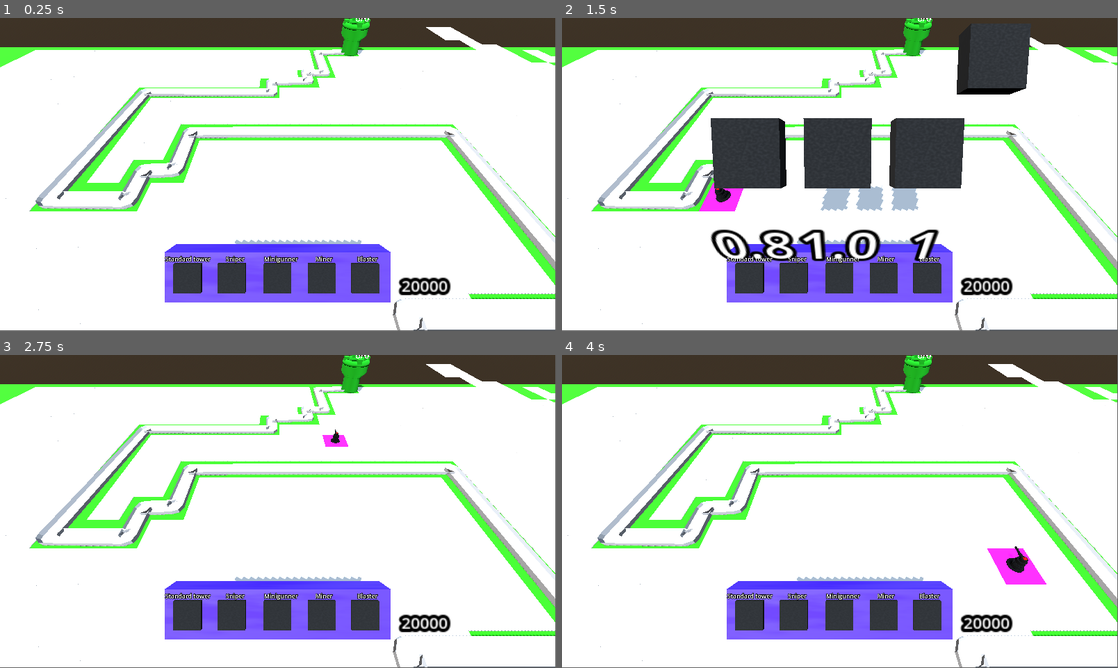
Above: before the commit, frames 1-4 (two rows, left to right).
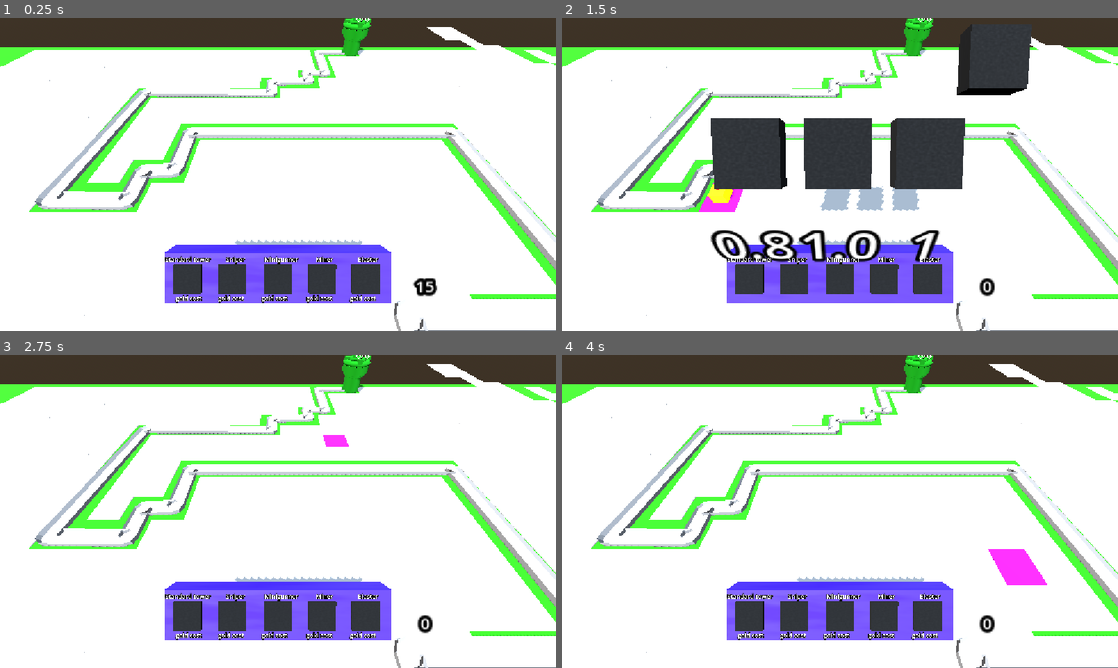
Above: after the commit, the same moments.

Repository: isaacK-428/barbarian-blaster
Game: Godot game, scene res://scenes/main_scene.tscn
Two runs of this game, one before a commit and one after it. Both use one fixed random seed, a clock stepped at 60 frames per second and the inputs below.
Inputs (mouse positions are in pixels of both pictures, inside the frame that each line leads up to):
- Up to frame 1 (0.25 s): no input
- Up to frame 2 (1.5 s): tap Enter at 0.5 s; move the mouse to (962, 158) at 0.52 s; press the mouse at (962, 158) at 0.53 s; tap R (restart) at 1.25 s; move the mouse to (728, 190) at 1.27 s; release the mouse at (728, 190) at 1.28 s; click (728, 190) at 1.35 s
- Up to frame 3 (2.75 s): tap R (restart) at 2 s; move the mouse to (333, 442) at 2.02 s; press the mouse at (333, 442) at 2.03 s
- Up to frame 4 (4 s): tap R (restart) at 2.75, 3.5 s; move the mouse to (812, 574) at 2.77 s; release the mouse at (812, 574) at 2.78 s; click (812, 574) at 2.85 s; move the mouse to (1006, 558) at 3.52 s; press the mouse at (1006, 558) at 3.53 s
In our replay, the window is 799x449 before the commit and 800x450 after it. These sizes can differ from the game's own. Grey fills any space a smaller window leaves; there, only what the larger window draws over its background counts as a difference.

The runs differ from the first frame. In frame 1, 3.5% of the frame differs, in the area x 0-100%, y 0-100%; in frame 2, 4.2%; in frame 3, 3.5%; in frame 4, 3.7%.

Commit message:
turret costs and ui

Diff:
--- a/UI/start_menu.tscn
+++ b/UI/start_menu.tscn
@@ -1,6 +1,7 @@
 [gd_scene format=3 uid="uid://ib7qaq5jr7up"]
 
 [ext_resource type="Script" uid="uid://cmrbaimx20jj5" path="res://scripts/start_menu.gd" id="1_dl586"]
+[ext_resource type="Texture2D" uid="uid://gmwg8tr355ub" path="res://assets/images copy.jpeg" id="2_q5qyg"]
 
 [sub_resource type="StyleBoxFlat" id="StyleBoxFlat_3dbc2"]
 bg_color = Color(0, 0.53333336, 0.24705882, 1)
@@ -36,4 +37,9 @@
 offset_bottom = 167.0
 text = "Start Game"
 
+[node name="ImagesCopy" type="Sprite2D" parent="." unique_id=692560619]
+position = Vector2(591.5, 471)
+scale = Vector2(2.4036458, 0.36328125)
+texture = ExtResource("2_q5qyg")
+
 [connection signal="pressed" from="Panel/Button" to="." method="_on_button_pressed"]
--- /dev/null
+++ b/UI/you_died.tscn
@@ -0,0 +1,58 @@
+[gd_scene format=3 uid="uid://xqgffpo7f0h0"]
+
+[ext_resource type="Script" uid="uid://b220v8iy50nl7" path="res://scripts/you_died.gd" id="1_fbb83"]
+
+[node name="You Died" type="Control" unique_id=1881002410]
+layout_mode = 3
+anchors_preset = 15
+anchor_right = 1.0
+anchor_bottom = 1.0
+grow_horizontal = 2
+grow_vertical = 2
+script = ExtResource("1_fbb83")
+
+[node name="Panel" type="Panel" parent="." unique_id=1142455874]
+layout_mode = 1
+anchors_preset = 15
+anchor_right = 1.0
+anchor_bottom = 1.0
+grow_horizontal = 2
+grow_vertical = 2
+
+[node name="restart" type="Button" parent="Panel" unique_id=917949104]
+layout_mode = 1
+anchors_preset = 5
+anchor_left = 0.5
+anchor_right = 0.5
+offset_left = -168.0
+offset_top = 182.0
+offset_right = 177.0
+offset_bottom = 305.0
+grow_horizontal = 2
+theme_override_font_sizes/font_size = 40
+text = "Restart"
+
+[node name="quit" type="Button" parent="Panel" unique_id=2138925843]
+layout_mode = 1
+anchors_preset = 5
+anchor_left = 0.5
+anchor_right = 0.5
+offset_left = -75.0
+offset_top = 346.0
+offset_right = 103.0
+offset_bottom = 409.0
+grow_horizontal = 2
+theme_override_font_sizes/font_size = 40
+text = "quit"
+
+[node name="Label" type="Label" parent="." unique_id=890142790]
+layout_mode = 0
+offset_left = 455.0
+offset_top = 71.0
+offset_right = 704.0
+offset_bottom = 126.0
+theme_override_font_sizes/font_size = 40
+text = "You suck bro"
+
+[connection signal="pressed" from="Panel/restart" to="." method="_on_restart_pressed"]
+[connection signal="pressed" from="Panel/quit" to="." method="_on_quit_pressed"]
--- a/base/base.gd
+++ b/base/base.gd
@@ -24,4 +24,4 @@
 func take_damage(amount):
 	current_health-=amount
 func die():
-	get_tree().reload_current_scene()
+	get_tree().change_scene_to_file("res://UI/you_died.tscn")
--- a/project.godot
+++ b/project.godot
@@ -18,6 +18,10 @@
 [autoload]
 
 Cheese="*uid://cs1n17ee0pr77"
+
+[display]
+
+window/stretch/mode="canvas_items"
 
 [input]
 
--- a/scenes/ray_picker_camera.tscn
+++ b/scenes/ray_picker_camera.tscn
@@ -82,6 +82,36 @@
 pixel_size = 1.7732
 font_size = 50
 
+[node name="gold_cost" type="Label3D" parent="up_grade_UI" unique_id=981252609]
+transform = Transform3D(0.52, 0, -7.1054274e-15, 2.842171e-14, 0.004537821, 0.5199803, -7.1054274e-15, -0.5199803, 0.004537821, -52.549328, -6.8551426, -11.302415)
+pixel_size = 0.02
+billboard = 1
+text = "gold cost"
+
+[node name="gold_cost2" type="Label3D" parent="up_grade_UI" unique_id=1004678128]
+transform = Transform3D(0.52, 0, 0, 3.5527137e-14, 0.0045378357, 0.5199803, -1.0658141e-14, -0.5199803, 0.0045378357, -50.202816, -6.8551426, -11.302416)
+pixel_size = 0.02
+billboard = 1
+text = "gold cost"
+
+[node name="gold_cost3" type="Label3D" parent="up_grade_UI" unique_id=548047619]
+transform = Transform3D(0.52, 3.5527137e-15, 7.1054274e-15, 4.973799e-14, 0.0045378506, 0.5199803, -1.7763568e-14, -0.5199803, 0.0045378506, -47.794395, -6.8551416, -11.302416)
+pixel_size = 0.02
+billboard = 1
+text = "gold cost"
+
+[node name="gold_cost4" type="Label3D" parent="up_grade_UI" unique_id=2006243316]
+transform = Transform3D(0.52, 7.1054274e-15, 1.4210855e-14, 4.973799e-14, 0.0045378506, 0.5199803, -1.7763568e-14, -0.5199803, 0.0045378506, -45.313026, -6.8551407, -11.302416)
+pixel_size = 0.02
+billboard = 1
+text = "gold cost"
+
+[node name="gold_cost5" type="Label3D" parent="up_grade_UI" unique_id=1751484338]
+transform = Transform3D(0.52, 1.4210855e-14, 2.1316282e-14, 4.973799e-14, 0.0045378506, 0.5199803, -1.7763568e-14, -0.5199803, 0.0045378506, -42.90007, -6.85514, -11.302416)
+pixel_size = 0.02
+billboard = 1
+text = "gold cost"
+
 [node name="Node3D" type="Node3D" parent="." unique_id=101901183]
 
 [node name="MeshInstance3D" type="MeshInstance3D" parent="." unique_id=1576912195]
--- a/scenes/turret.tscn
+++ b/scenes/turret.tscn
@@ -96,6 +96,9 @@
 &"fire": SubResource("Animation_485p4")
 }
 
+[sub_resource type="StandardMaterial3D" id="StandardMaterial3D_0dv4j"]
+albedo_color = Color(2.6726522, 2.6726522, 0, 0.05882353)
+
 [node name="turret" type="Node3D" unique_id=256472171 groups=["actual_turret", "turret"]]
 transform = Transform3D(1.93, 0, 0, 0, 1.93, 0, 0, 0, 1.93, 0, 0, 0)
 script = ExtResource("1_el7wl")
@@ -103,7 +106,7 @@
 turret_type = ExtResource("3_485p4")
 
 [node name="base" type="CSGCylinder3D" parent="." unique_id=511251001]
-transform = Transform3D(1, 0, 0, 0, 1, 0, 0, 0, 1, 0, 0.580875, 0)
+transform = Transform3D(0.99999994, 0, 0, 0, 0.99999994, 0, 0, 0, 0.99999994, 0, 0.5808749, 0)
 material_override = SubResource("StandardMaterial3D_el7wl")
 radius = 0.4638672
 height = 1.16175
@@ -338,4 +341,10 @@
 [node name="AnimationPlayer" type="AnimationPlayer" parent="." unique_id=2036658787]
 libraries/ = SubResource("AnimationLibrary_pp6j5")
 
+[node name="CSGBox3D" type="CSGBox3D" parent="." unique_id=205959105]
+transform = Transform3D(0.9999991, 0, 0, 0, 0.9999991, 0, 0, 0, 0.9999991, -0.0057678297, 0.49999967, -0.0077209463)
+visible = false
+size = Vector3(1.6660767, 2, 1.6484985)
+material = SubResource("StandardMaterial3D_0dv4j")
+
 [connection signal="timeout" from="Timer" to="." method="_on_timer_timeout"]
--- a/scripts/cheese.gd
+++ b/scripts/cheese.gd
@@ -1,6 +1,6 @@
 extends Node
 var in_upgrade = false
-var gold: int = 20000
+var gold: int = 15
 #func set_turret(node: Node3D):
 	#for i in get_tree().get_first_node_in_group("camera"):
 		#i.turret=node
--- a/scripts/main_scene.gd
+++ b/scripts/main_scene.gd
@@ -36,7 +36,7 @@
 	print("tokens === ",enemy_tokens)
 	$enemy_spawn.wait_time = timer_length
 	var E_I = enemy.instantiate()
-	$Path3D.add_child(E_I)
+	$Path3D.add_child(E_I)      # 🔴🔴🔴🔴🔴🔴🔴🔴🔴
 	E_I.progress = 0.0
 	var index = randi_range(0,enemy_types.size()-1)
 	E_I.enemy_type = enemy_types[index]
--- a/scripts/ray_picker_camera.gd
+++ b/scripts/ray_picker_camera.gd
@@ -83,7 +83,11 @@
 				if grid_map.get_cell_item(cell)==0:
 					grid_map.set_cell_item(cell,1)
 					var tile_map_position = grid_map.map_to_local(cell)
-					turret_manager.spawn_turret(tile_map_position,new_turret)
+					var gold_cost = 67
+					gold_cost = new_turret.gold_cost    #   🔴🔴🔴🔴🔴🔴🔴🔴🔴🔴🔴🔴🔴🔴🔴🔴🔴
+					if Cheese.gold>=gold_cost:
+						turret_manager.spawn_turret(tile_map_position,new_turret)
+						Cheese.gold-=gold_cost
 		else:
 			Input.set_default_cursor_shape(Input.CURSOR_ARROW)
 		if collider.is_in_group("turret") and Input.is_action_just_pressed("mouse_click") and Cheese.in_upgrade==false:
@@ -109,6 +113,7 @@
 			i.enable()
 		$up_grade_UI.hide()
 		current_turret.get_parent().upgrades = upgrades
+		current_turret.get_parent().hide_select()
 func button_actions(button):
 	#if you clikcon this before you clikc on any  turret instances are created it crashes
 	var resource_index = null
--- a/scripts/turret.gd
+++ b/scripts/turret.gd
@@ -59,9 +59,9 @@
 	ability = new_ability
 	#print("damage ",damage,"  fire rate ", fire_rate," ability ",ability)
 func show_select():
-	pass
+	$CSGBox3D.show()
 func hide_select():
-	pass
+	$CSGBox3D.hide()
 func get_best_target():
 	var target: PathFollow3D = null
 	var best_progress = 0
--- /dev/null
+++ b/scripts/you_died.gd
@@ -0,0 +1,20 @@
+extends Control
+var main_menu = preload("res://UI/start_menu.tscn")
+var main_scene = preload("res://scenes/main_scene.tscn")
+
+# Called when the node enters the scene tree for the first time.
+func _ready() -> void:
+	pass # Replace with function body.
+
+
+# Called every frame. 'delta' is the elapsed time since the previous frame.
+func _process(delta: float) -> void:
+	pass
+
+
+func _on_restart_pressed() -> void:
+	get_tree().change_scene_to_packed(main_scene)
+
+
+func _on_quit_pressed() -> void:
+	get_tree().change_scene_to_packed(main_menu)
--- a/tower_types/blaster.tres
+++ b/tower_types/blaster.tres
@@ -7,3 +7,4 @@
 fire_rate = 0.9
 damage = 5.0
 name = "blaster"
+gold_cost = 30
--- a/tower_types/miner.tres
+++ b/tower_types/miner.tres
@@ -5,3 +5,4 @@
 [resource]
 script = ExtResource("1_ocfjj")
 name = "miner"
+gold_cost = 40
--- a/tower_types/minigunner.tres
+++ b/tower_types/minigunner.tres
@@ -7,3 +7,4 @@
 fire_rate = 0.4
 damage = 0.2
 name = "m "
+gold_cost = 50
--- a/tower_types/sniper.tres
+++ b/tower_types/sniper.tres
@@ -7,3 +7,4 @@
 fire_rate = 0.9
 damage = 5000.0
 name = "sniper"
+gold_cost = 15
--- a/tower_types/tower_type.gd
+++ b/tower_types/tower_type.gd
@@ -11,3 +11,4 @@
 @export var damage: float = 1.0
 @export var ability: abilities = abilities.ONE
 @export var name: String = ""
+@export var gold_cost: int = 5
Binary file added: assets/images copy.jpeg
Not shown, added: assets/images copy.jpeg.import
Not shown, added: scripts/you_died.gd.uid
Not shown, added: assets/sam.HEIC
